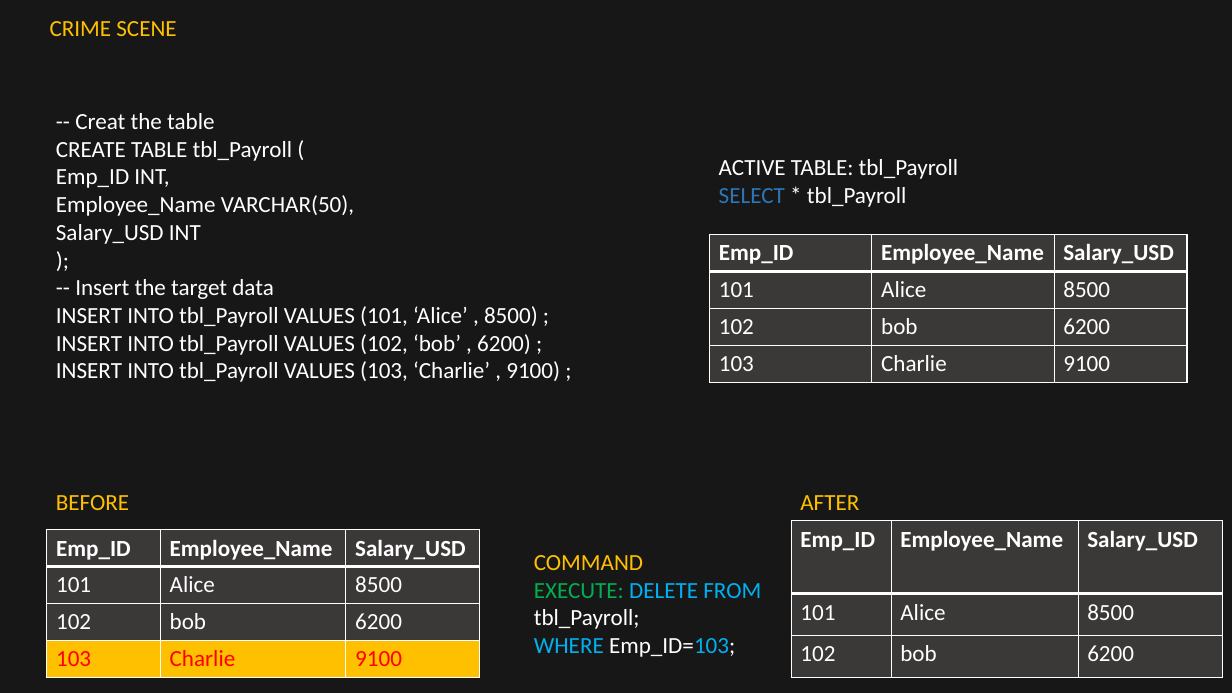
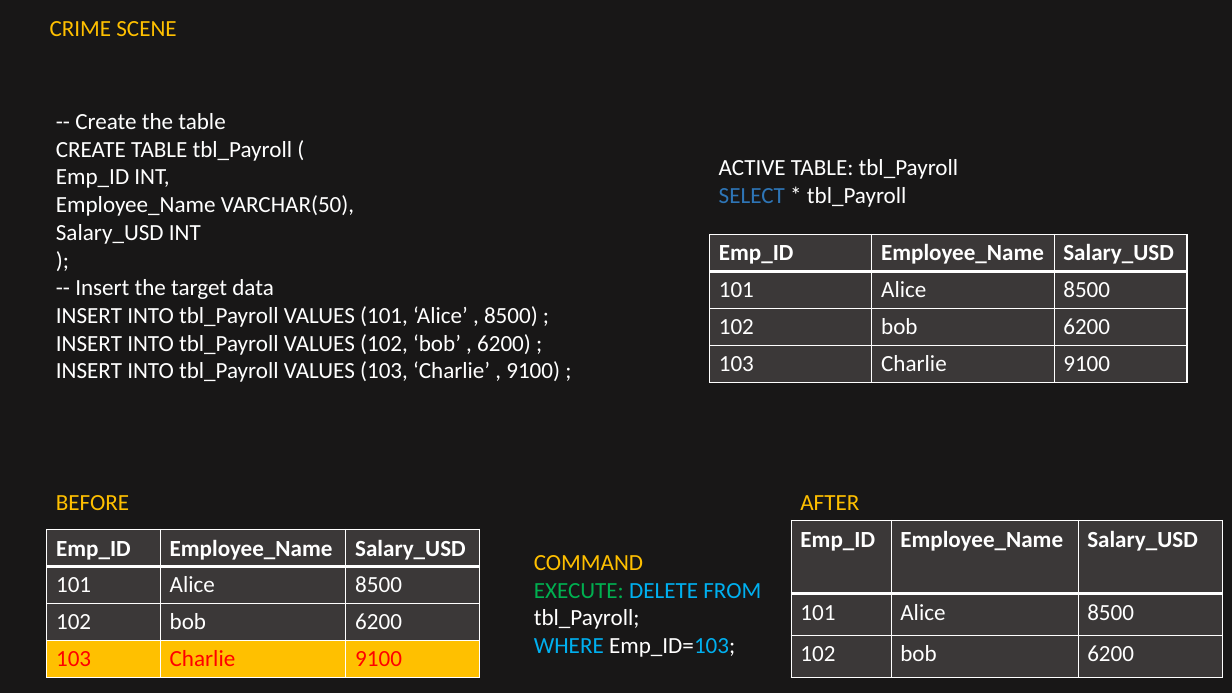
Before and after one commit to Evodia123/database-forensics-portfolio, a slide deck: slide 5 of DATABASE FORENSICS DAY 3 OF 30.pptx. Drawn at 1232x693 pixels with LibreOffice and Linux fonts; fonts in the diff are those of the drawing. Boxes give left, top, right and bottom in pixels: in the first picture for what was removed or moved away, otherwise in the second. Text is boxed around its words. In the diff, an @@ line names an element or a change of style, - is before the commit and + after.

```diff
--- a/DATABASE FORENSICS DAY 3 OF 30.pptx
+++ b/DATABASE FORENSICS DAY 3 OF 30.pptx
@@ text at [75,113,225,129]: text changed @@
--- Creat the table
+-- Create the table
```
Also in this commit, not shown: 1 other slide changed.
